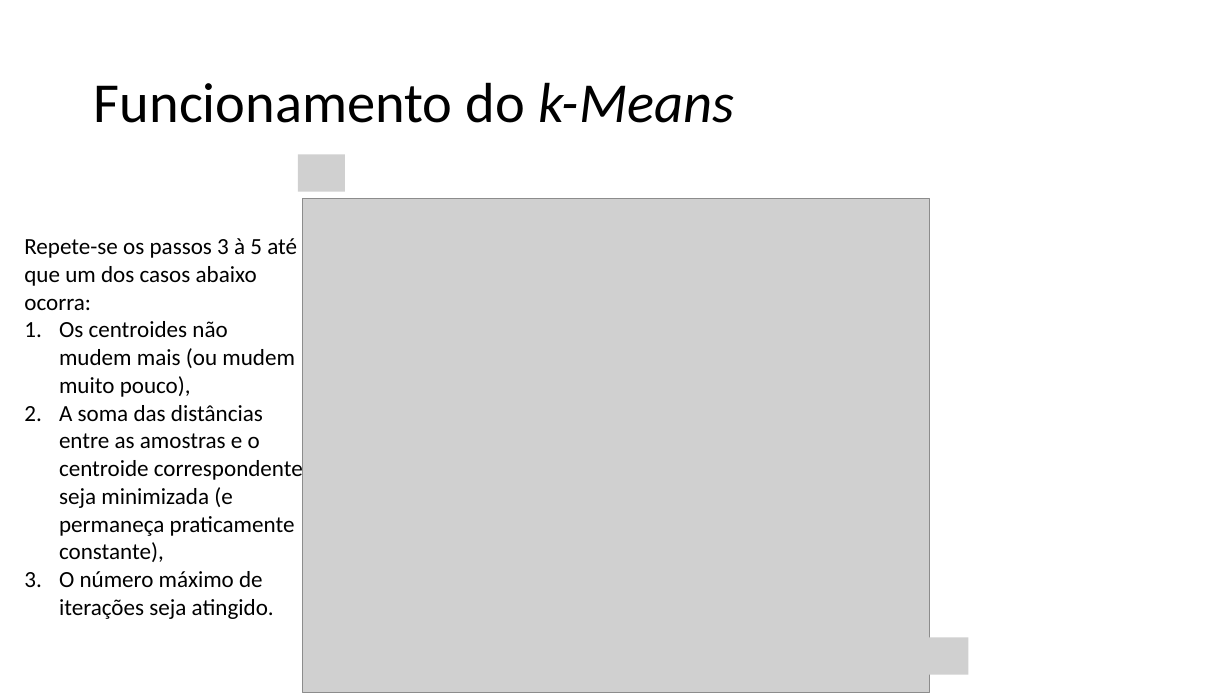
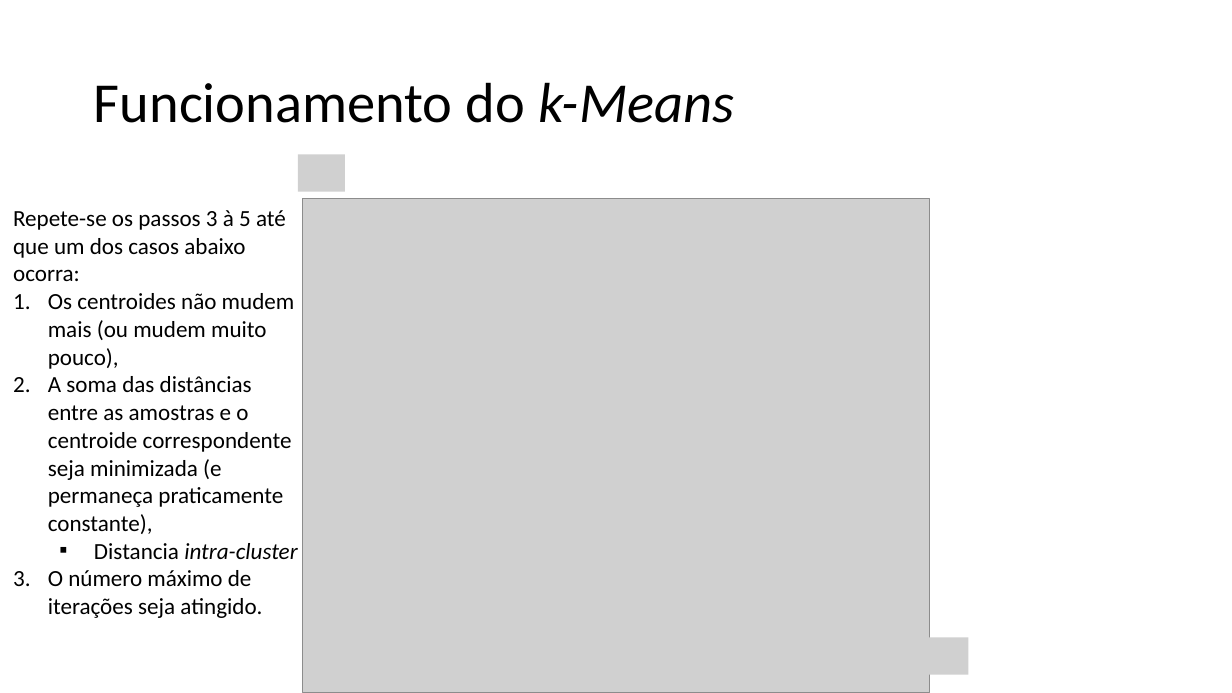
Before and after one commit to zz4fap/c24_inteligencia_artificial, a slide deck: slide 28 of slides/C24_kMeans.pptx (slide 27 before the commit). Drawn at 1232x693 pixels with LibreOffice and Linux fonts; fonts in the diff are those of the drawing; grey boxes stand for pictures. Boxes give left, top, right and bottom in pixels: in the first picture for what was removed or moved away, otherwise in the second. Text is boxed around its words. In the diff, an @@ line names an element or a change of style, - is before the commit and + after.

```diff
--- a/slides/C24_kMeans.pptx
+++ b/slides/C24_kMeans.pptx
@@ text "Repete-se os passos 3 à ...": place and size @@
-text "Repete-se os passos 3 à ..." at (24,238,303,619)
+text "Repete-se os passos 3 à ..." at (13,210,297,618)
@@ text at (94,543,297,559): paragraph added @@
+  ▪ Distancia intra-cluster
```
Also in this commit, not shown: 6 other slides changed, 1 slide added, 1 other file.
